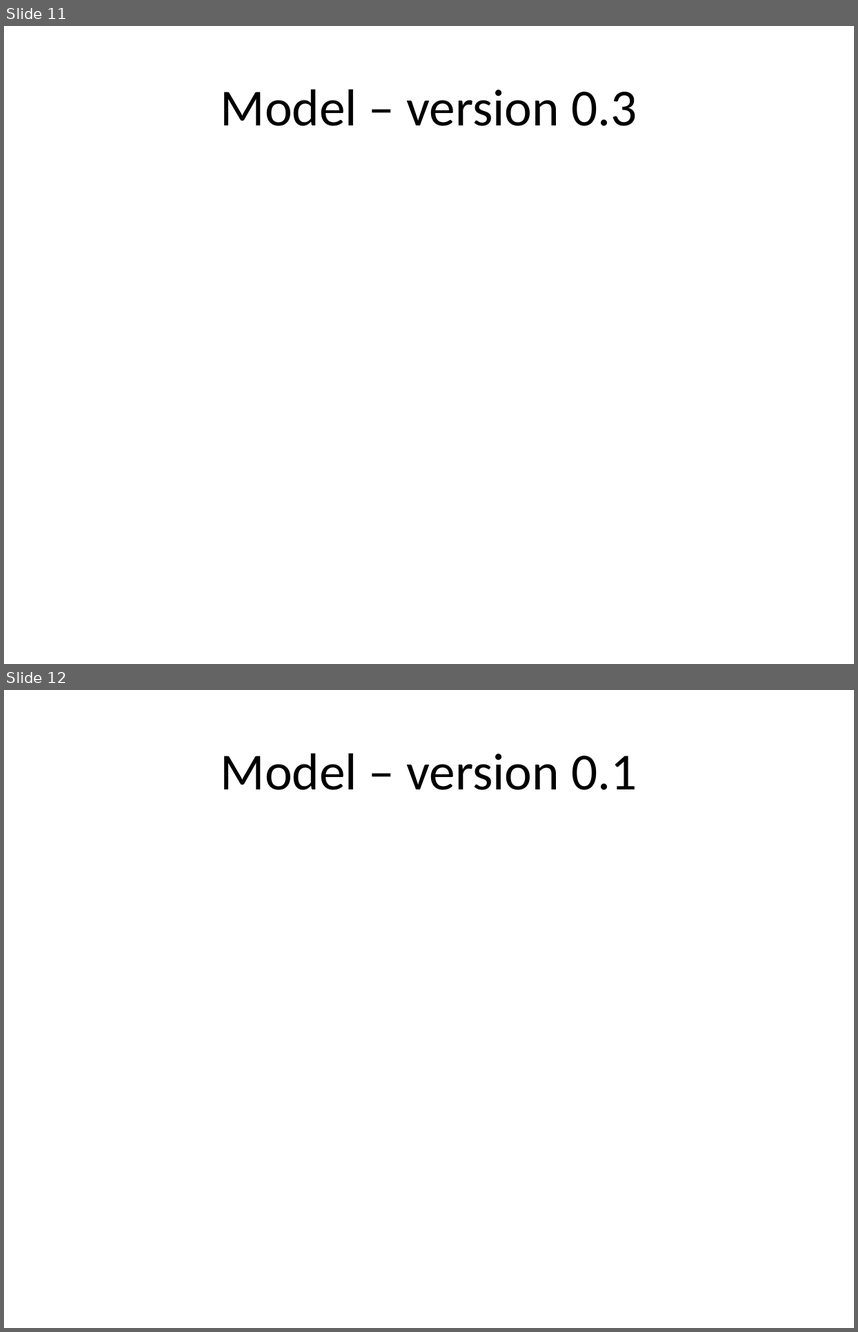
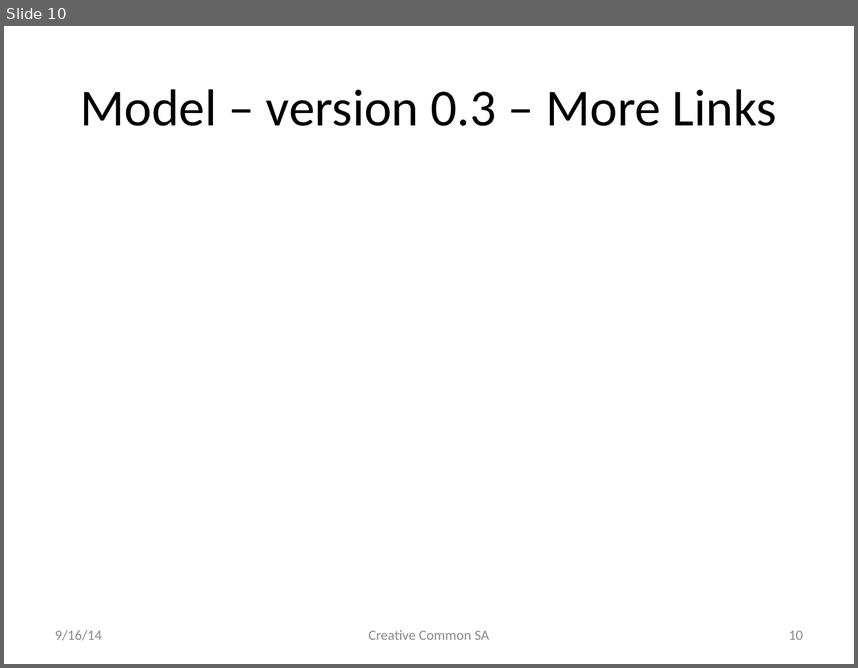
Before and after one commit to rkuo/GraphGist, a slide deck: sfbaymap/Learning Graph Database-Neo4j.pptx. Shown one above the other, each under a label of ours: slides 11 and 12 before the commit, slide 10 after it. The pictures are 858x1332 and 858x668 pixels, drawn with LibreOffice and Linux fonts; fonts in the diff are those of the drawing. Boxes give left, top, right and bottom in pixels: in the first picture for what was removed or moved away, otherwise in the second. Text is boxed around its words. In the diff, an @@ line names an element or a change of style, - is before the commit and + after.

```diff
--- a/sfbaymap/Learning Graph Database-Neo4j.pptx
+++ b/sfbaymap/Learning Graph Database-Neo4j.pptx
@@ slide 12 removed at (x1=4, y1=690, x2=854, y2=1328), background #FFFFFF @@
@@ title removed at (x1=221, y1=753, x2=637, y2=790) @@
-Model – version 0.1
@@ what was slide 11 is now slide 10 @@
@@ slide 10 changed as well @@
@@ title at (x1=80, y1=89, x2=777, y2=126): text changed @@
-Model – version 0.3
+Model – version 0.3 – More Links
@@ text added at (x1=55, y1=630, x2=102, y2=640), 12 pt, text #8C8C8C @@
+9/16/14
@@ text added at (x1=368, y1=630, x2=489, y2=639), 12 pt, text #8C8C8C @@
+Creative Common SA
@@ page number added at (x1=789, y1=630, x2=803, y2=639), 12 pt, text #8C8C8C @@
+10
```
Also in this commit, not shown: 11 other slides changed, 11 slides added, 6 other slides removed, 3 other files.
